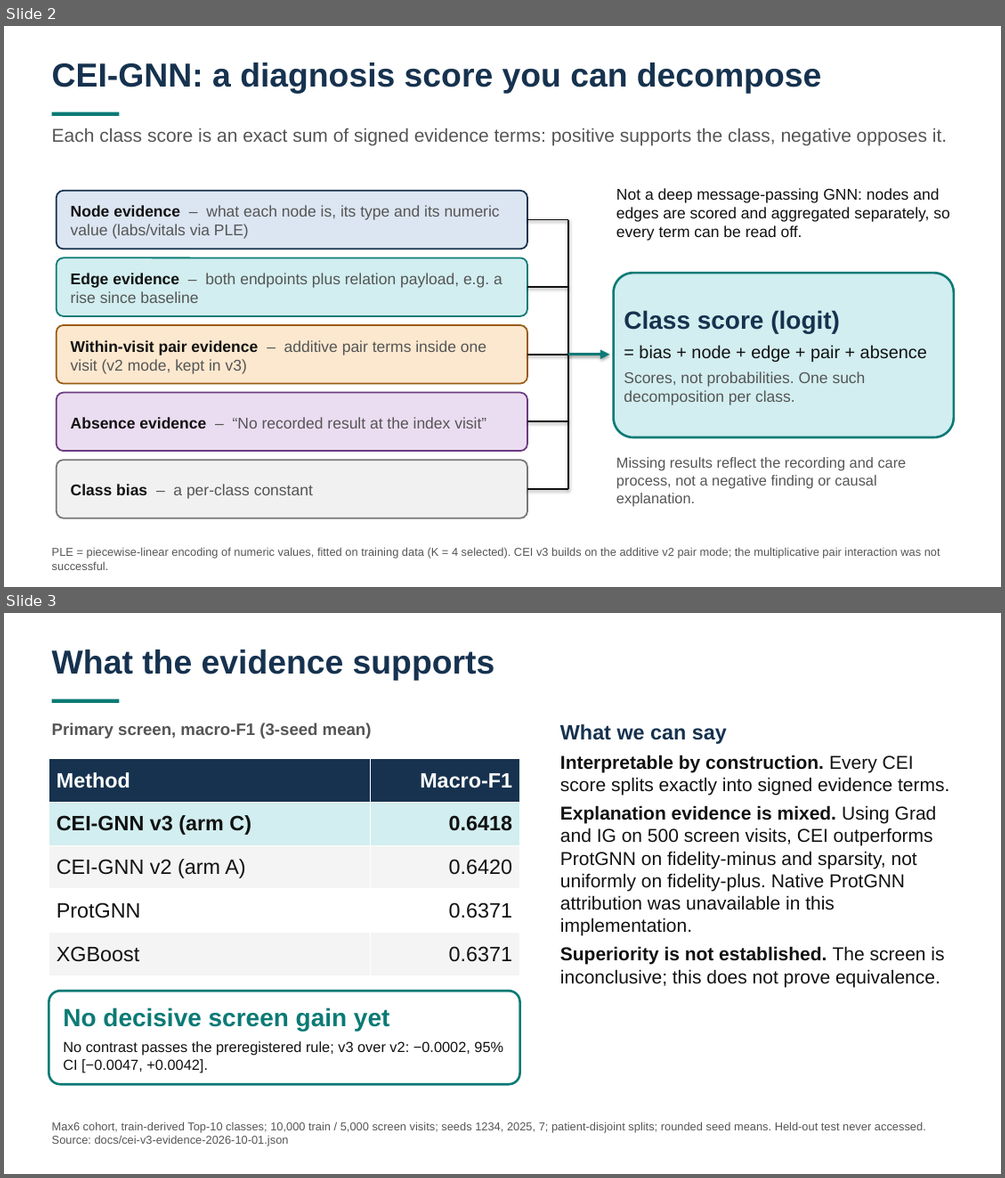
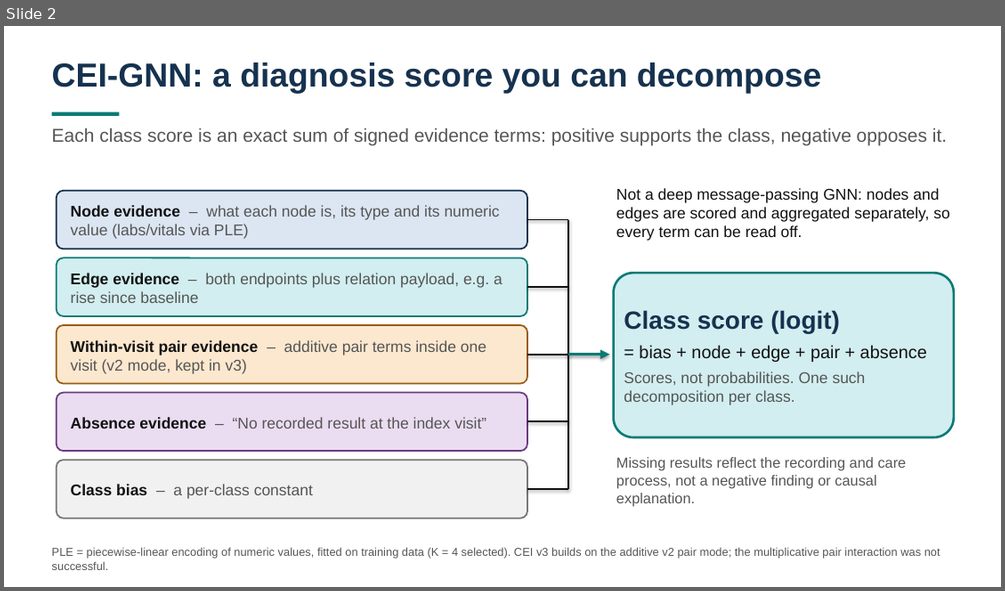
Before and after one commit to nfcolak/MedGNN---Explainable-Graph-Neural-Networks-for-Medical-Diagnosis, a slide deck: docs/presentations/cei-overview/cei-overview.pptx. Shown one above the other, each under a label of ours: slides 2 and 3 before the commit, slide 2 after it. The pictures are 1005x1178 and 1005x591 pixels, drawn with LibreOffice and Linux fonts; fonts in the diff are those of the drawing. Boxes give left, top, right and bottom in pixels: in the first picture for what was removed or moved away, otherwise in the second. Text is boxed around its words. In the diff, an @@ line names an element or a change of style, - is before the commit and + after.

Commit message:
docs: add numeric GraphXAI metrics to CEI deck

```diff
--- a/docs/presentations/cei-overview/cei-overview.pptx
+++ b/docs/presentations/cei-overview/cei-overview.pptx
@@ slide 3 removed at (4,613,1001,1174), background #FFFFFF @@
@@ text removed at (52,649,495,681) @@
-What the evidence supports
@@ rectangle removed at (52,699,119,703) @@
@@ text removed at (52,722,372,738) @@
-Primary screen, macro-F1 (3-seed mean)
@@ text removed at (560,724,949,987) @@
-What we can say
-Interpretable by construction. Every CEI score splits exactly into signed evidence terms.
-Explanation evidence is mixed. Using Grad and IG on 500 screen visits, CEI outperforms ProtGNN on fidelity-minus and sparsity, not uniformly on fidelity-plus. Native ProtGNN attribution was unavailable in this implementation.
-Superiority is not established. The screen is inconclusive; this does not prove equivalence.
@@ table removed at (48,759,520,976), 5 rows, 2 columns @@
-Method | Macro-F1
-CEI-GNN v3 (arm C) | 0.6418
-CEI-GNN v2 (arm A) | 0.6420
-ProtGNN | 0.6371
-XGBoost | 0.6371
@@ rounded rectangle removed at (48,990,520,1084) @@
@@ text removed at (63,1007,503,1073) @@
-No decisive screen gain yet
-No contrast passes the preregistered rule; v3 over v2: −0.0002, 95% CI [−0.0047, +0.0042].
@@ text removed at (52,1121,926,1146) @@
-Max6 cohort, train-derived Top-10 classes; 10,000 train / 5,000 screen visits; seeds 1234, 2025, 7; patient-disjoint splits; rounded seed means. Held-out test never accessed. Source: docs/cei-v3-evidence-2026-10-01.json
```
Also in this commit, not shown: 1 slide added, 1 other file.
